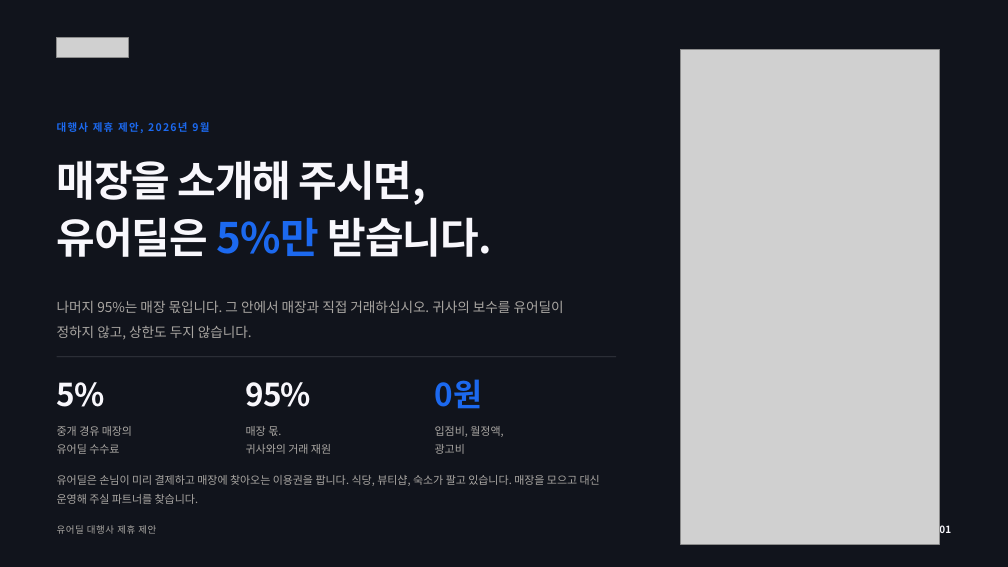
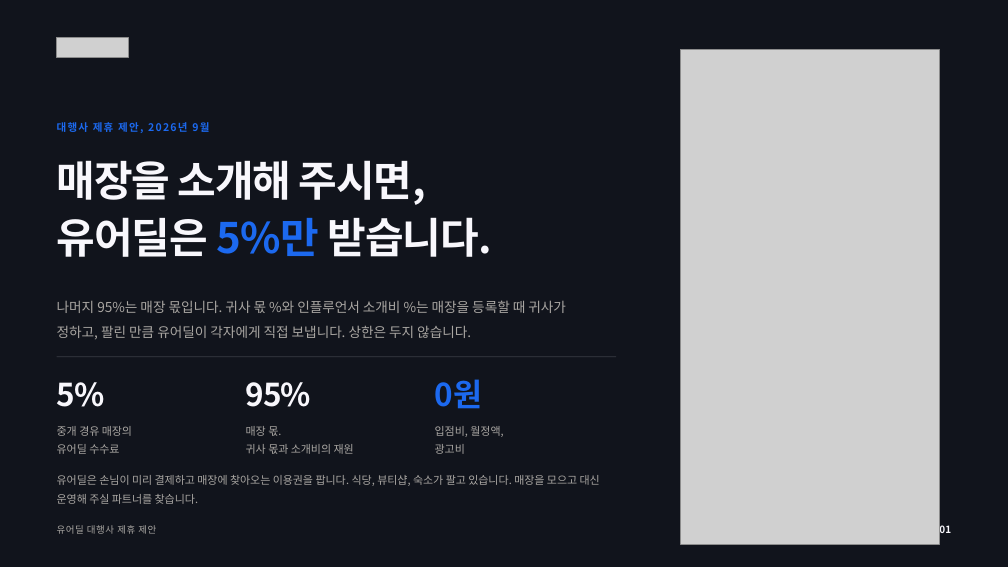
Before and after one commit to tobe2111/ur-live, a slide deck: slide 2 of docs/business/proposals/urdeal-agency-proposal.pptx. Drawn at 1008x567 pixels with LibreOffice and Linux fonts; fonts in the diff are those of the drawing; grey boxes stand for pictures. Boxes give left, top, right and bottom in pixels: in the first picture for what was removed or moved away, otherwise in the second. Text is boxed around its words. In the diff, an @@ line names an element or a change of style, - is before the commit and + after.

```diff
--- a/docs/business/proposals/urdeal-agency-proposal.pptx
+++ b/docs/business/proposals/urdeal-agency-proposal.pptx
@@ text at (57,300,566,339): text changed @@
-나머지 95%는 매장 몫입니다. 그 안에서 매장과 직접 거래하십시오. 귀사의 보수를 유어딜이 정하지 않고, 상한도 두지 않습니다.
+나머지 95%는 매장 몫입니다. 귀사 몫 %와 인플루언서 소개비 %는 매장을 등록할 때 귀사가 정하고, 팔린 만큼 유어딜이 각자에게 직접 보냅니다. 상한은 두지 않습니다.
@@ text at (246,444,354,454): text changed @@
-귀사와의 거래 재원
+귀사 몫과 소개비의 재원
```
Also in this commit, not shown: 20 other slides changed, 11 other files.
